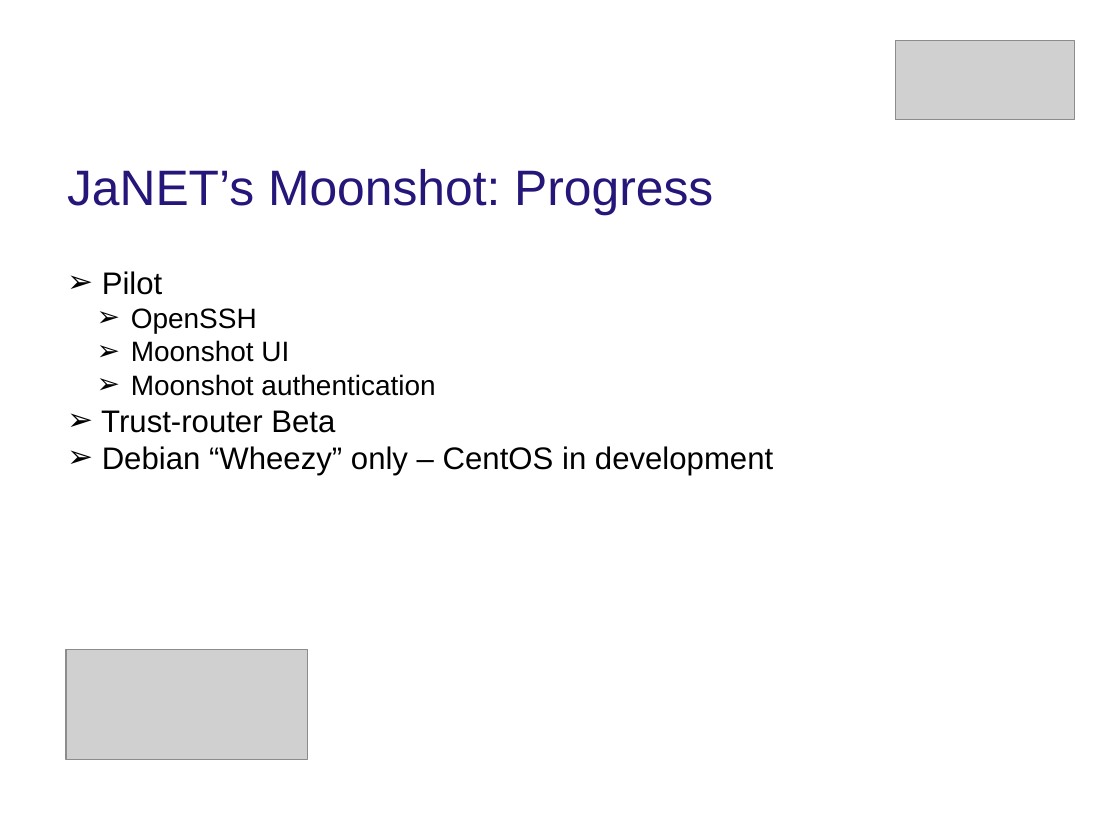
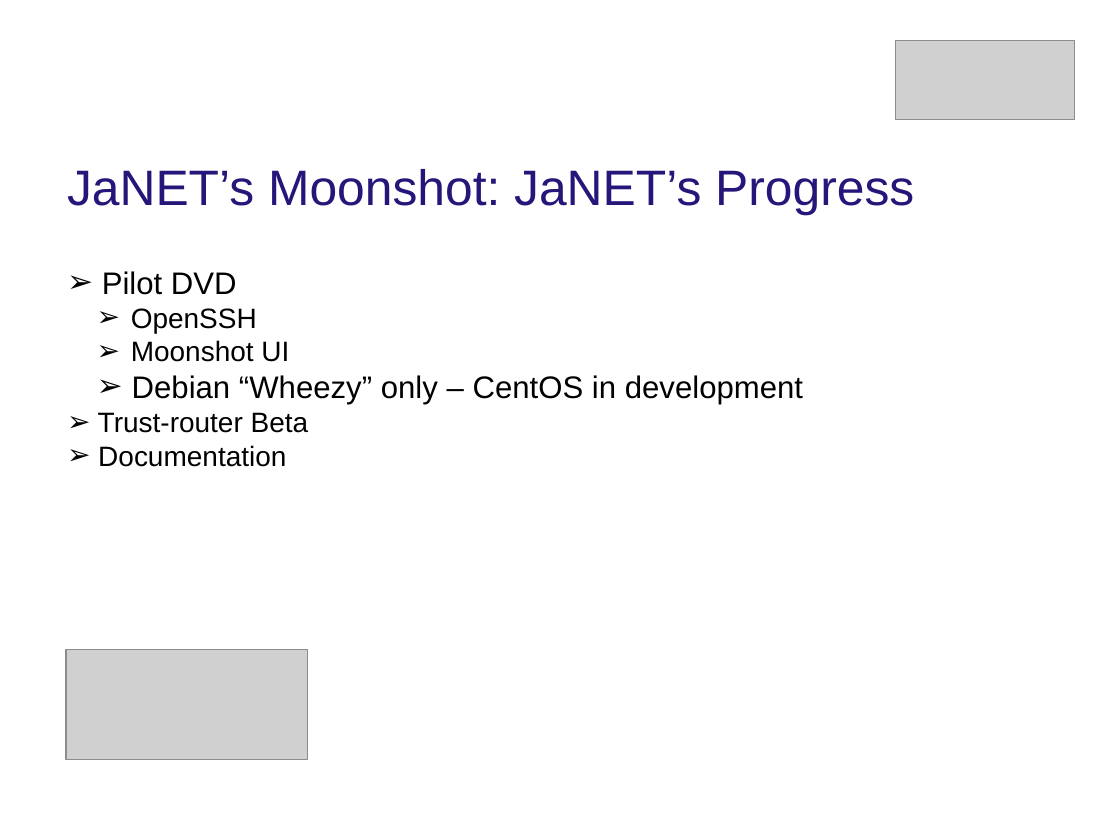
Before and after one commit to MoonshotNL/moonshotdocuments, a slide deck: slide 17 of Presentations/Final presentation.pptx (slide 12 before the commit). Drawn at 1120x840 pixels with LibreOffice and Linux fonts; fonts in the diff are those of the drawing; grey boxes stand for pictures; background and template pictures are left out. Boxes give left, top, right and bottom in pixels: in the first picture for what was removed or moved away, otherwise in the second. Text is boxed around its words. In the diff, an @@ line names an element or a change of style, - is before the commit and + after.

```diff
--- a/Presentations/Final presentation.pptx
+++ b/Presentations/Final presentation.pptx
@@ text at (x1=67, y1=169, x2=914, y2=216): text changed @@
-JaNET’s Moonshot: Progress
+JaNET’s Moonshot: JaNET’s Progress
@@ text at (x1=102, y1=271, x2=237, y2=295): text changed @@
-➢ Pilot
+➢ Pilot DVD
@@ text at (x1=132, y1=375, x2=803, y2=404): text changed; size 18 to 20 pt @@
-  ➢ Moonshot authentication
+  ➢ Debian “Wheezy” only – CentOS in development
@@ text at (x1=98, y1=412, x2=309, y2=433): size 20 to 18 pt in "Trust-router Beta" @@
@@ text at (x1=98, y1=445, x2=286, y2=467): text changed; size 20 to 18 pt @@
-➢ Debian “Wheezy” only – CentOS in development
+➢ Documentation
```
Also in this commit, not shown: 6 other slides changed, 6 slides added, 1 slide removed.
